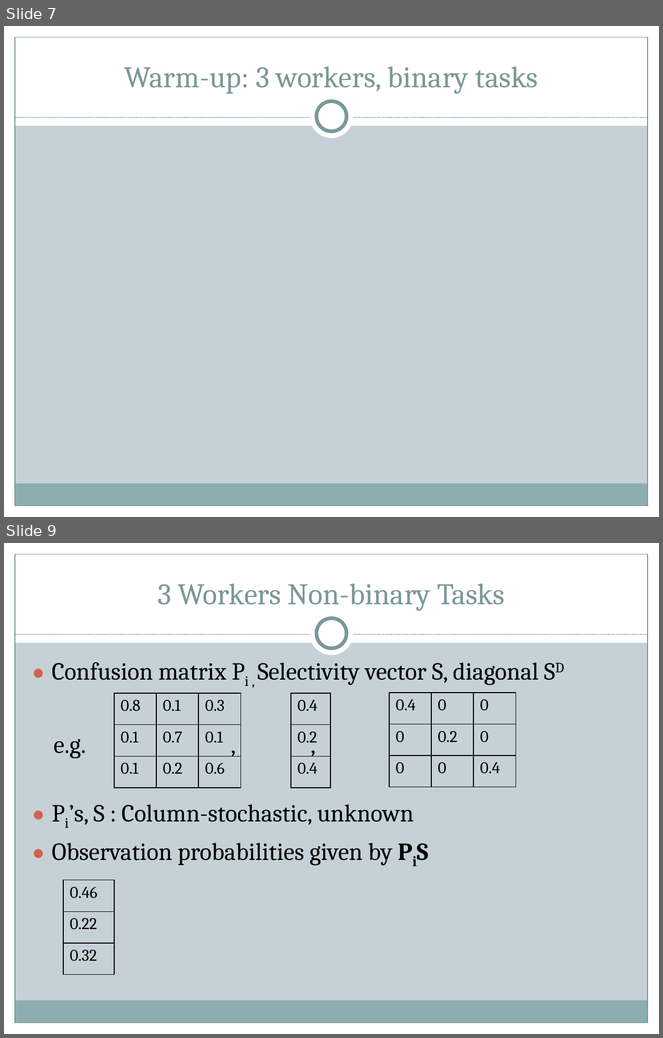
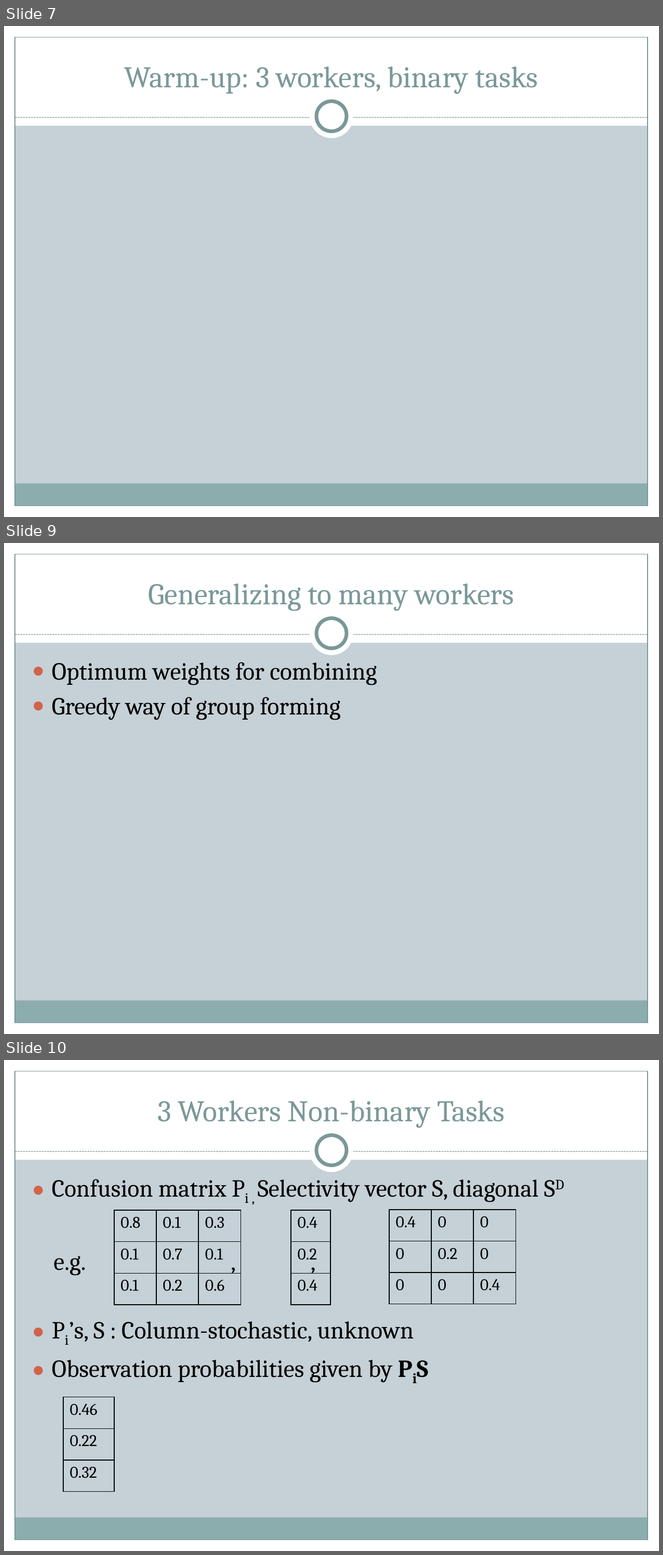
Before and after one commit to brahmaneya/WorkerEvaluationGeneral, a slide deck: Presentation/WorkerEval.pptx. Shown one above the other, each under a label of ours: slides 7 and 9 before the commit, slides 7, 9 and 10 after it; the slides between them are not shown. The pictures are 663x1038 and 663x1555 pixels, drawn with LibreOffice and Linux fonts; fonts in the diff are those of the drawing. Boxes give left, top, right and bottom in pixels: in the first picture for what was removed or moved away, otherwise in the second. Text is boxed around its words. In the diff, an @@ line names an element or a change of style, - is before the commit and + after.

Commit message:
changes to presentation

```diff
--- a/Presentation/WorkerEval.pptx
+++ b/Presentation/WorkerEval.pptx
@@ slide 9 added at box(4, 543, 659, 1034), background #C5D1D7; not listed: 9 template elements that a slide beside it also shows @@
@@ title added at box(148, 584, 514, 611), 33 pt, text #7C999A @@
+Generalizing to many workers
@@ text added at box(52, 662, 377, 719), 27 pt, text #000000 @@
+● Optimum weights for combining
+● Greedy way of group forming
@@ what was slide 9 is now slide 10 @@
```
Also in this commit, not shown: 1 slide changed.
